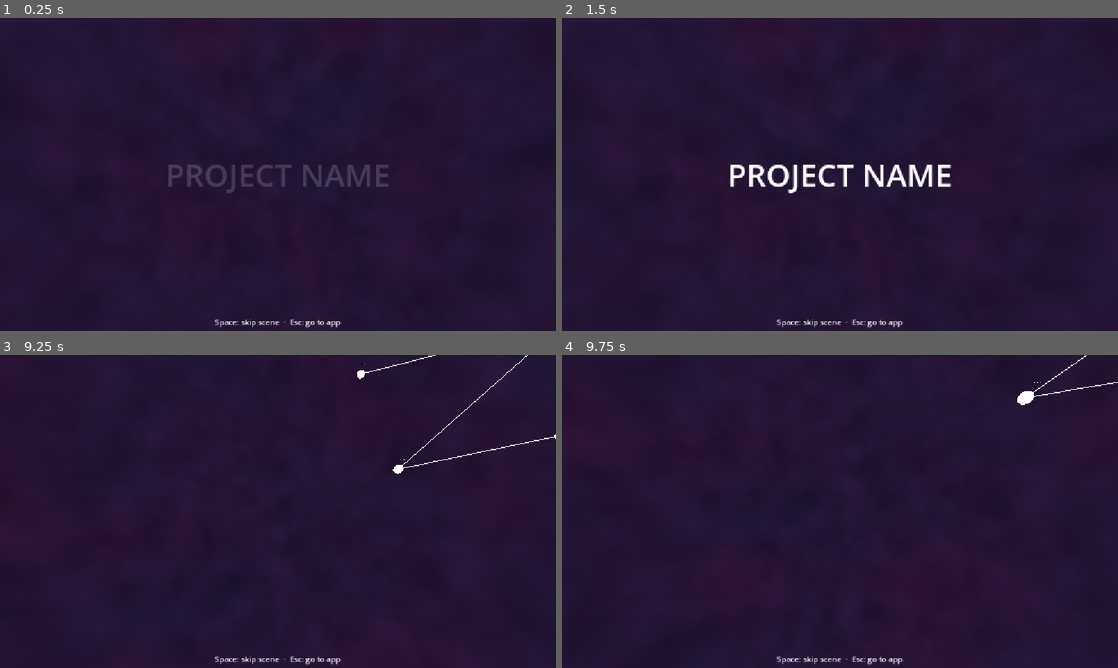
Above: before the commit, frames 1-4 (two rows, left to right).
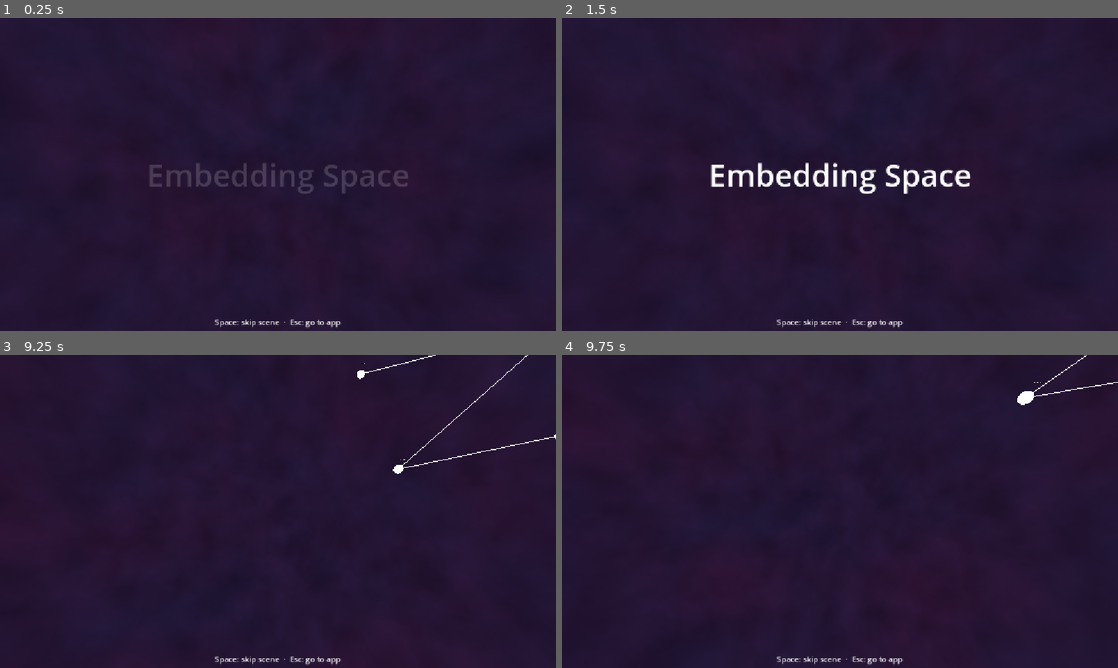
Above: after the commit, the same moments.

Repository: JohnnyEch0/embedding-test
Game: Godot game, scene res://intro.tscn
Same seed, same stepped clock (60 frames per second), same inputs: the game is played once before the commit and once after it.
Inputs (mouse positions are in pixels of both pictures, inside the frame that each line leads up to):
- Up to frame 1 (0.25 s): no input
- Up to frame 2 (1.5 s): tap Enter at 0.5 s; move the mouse to (962, 158) at 0.52 s; hold D (move_right) 0.53-1.28 s; hold F (dim_x_plus) 0.53-1.28 s; move the mouse to (728, 190) at 1.27 s; hold S (move_back) from 1.28 s (still down); tap G (dim_y_plus) at 1.35 s
- Up to frame 3 (9.25 s): tap Space (move_up) at 2, 3.5 s; move the mouse to (333, 442) at 2.02 s; release S (move_back) at 2.03 s; hold D (move_right) 2.03-2.78 s; hold H (dim_z_plus) 2.03-2.78 s; tap Enter at 2.75 s; move the mouse to (250, 574) at 2.77 s; hold W (move_forward) 2.78-3.53 s; tap R (next_dims) at 2.85 s; move the mouse to (444, 558) at 3.52 s; hold E (next_line) 3.53-4.28 s; hold A (move_left) 3.53-5.03 s; move the mouse to (111, 464) at 4.27 s; tap 1 at 4.35 s; move the mouse to (305, 511) at 5.02 s; hold S (move_back) 5.03-5.78 s; tap 2 at 5.1 s; move the mouse to (194, 433) at 5.77 s; hold D (move_right) 5.78-6.53 s; tap 5 at 5.85 s; move the mouse to (400, 495) at 6.52 s; hold W (move_forward) 6.53-7.28 s; tap T at 6.6 s; move the mouse to (166, 527) at 7.27 s; hold D (move_right) 7.28-8.03 s; tap F (dim_x_plus) at 7.35 s; move the mouse to (333, 442) at 8.02 s; hold S (move_back) 8.03-8.78 s; hold G (dim_y_plus) 8.03-8.78 s; move the mouse to (250, 574) at 8.77 s; hold A (move_left) from 8.78 s (still down); tap H (dim_z_plus) at 8.85 s
- Up to frame 4 (9.75 s): move the mouse to (1006, 558) at 9.52 s; release A (move_left) at 9.53 s; hold W (move_forward) from 9.53 s (still down); hold R (next_dims) from 9.53 s (still down)

The runs differ from the first frame. In frame 1, 1.3% of the frame differs, in the area x 27-74%, y 46-57%; in frame 2, 2.1%, in the area x 26-74%, y 46-57%; in frame 3, less than 0.1%; in frame 4, nothing differs.

Commit message:
intro: title/subtitle texts + editor scene resaves (uids, unique_ids)

Diff:
--- a/godot/intro/stars_scene.tscn
+++ b/godot/intro/stars_scene.tscn
@@ -1,6 +1,6 @@
-[gd_scene load_steps=2 format=3 uid="uid://bstars0scene00"]
+[gd_scene format=3 uid="uid://ckyg5at110052"]
 
-[ext_resource type="Script" path="res://intro/stars_scene.gd" id="1_stars"]
+[ext_resource type="Script" uid="uid://btpcrbdnqttnq" path="res://intro/stars_scene.gd" id="1_stars"]
 
-[node name="StarsScene" type="Node"]
+[node name="StarsScene" type="Node" unique_id=73194225]
 script = ExtResource("1_stars")
--- a/godot/intro/title_scene.gd
+++ b/godot/intro/title_scene.gd
@@ -8,8 +8,8 @@
 @export var sub_in := 3.0
 @export var sub_hold := 3.0
 @export var sub_out := 1.5
-@export var title_text := "PROJECT NAME"
-@export var sub_text := "An interactive visualisation of how machines encode meaning from language"
+@export var title_text := "Embedding Space"
+@export var sub_text := "An interactive visualisation of how machines represent everyday language"
 
 var _tween: Tween = null
 
--- a/godot/intro/title_scene.tscn
+++ b/godot/intro/title_scene.tscn
@@ -1,13 +1,14 @@
-[gd_scene load_steps=2 format=3 uid="uid://btitle0scene00"]
+[gd_scene format=3 uid="uid://dajaqat110052"]
 
-[ext_resource type="Script" path="res://intro/title_scene.gd" id="1_title"]
+[ext_resource type="Script" uid="uid://brfygucw7rrc8" path="res://intro/title_scene.gd" id="1_title"]
 
-[node name="TitleScene" type="Node"]
+[node name="TitleScene" type="Node" unique_id=2088413889]
 script = ExtResource("1_title")
 
-[node name="CanvasLayer" type="CanvasLayer" parent="."]
+[node name="CanvasLayer" type="CanvasLayer" parent="." unique_id=298202422]
 
-[node name="Title" type="Label" parent="CanvasLayer"]
+[node name="Title" type="Label" parent="CanvasLayer" unique_id=889674242]
+modulate = Color(1, 1, 1, 0)
 anchors_preset = 15
 anchor_right = 1.0
 anchor_bottom = 1.0
@@ -17,10 +18,10 @@
 text = "PROJECT NAME"
 horizontal_alignment = 1
 vertical_alignment = 1
+
+[node name="Subtitle" type="Label" parent="CanvasLayer" unique_id=462637831]
 modulate = Color(1, 1, 1, 0)
-
-[node name="Subtitle" type="Label" parent="CanvasLayer"]
-anchor_left = 0.0
+anchors_preset = -1
 anchor_top = 0.3
 anchor_right = 1.0
 anchor_bottom = 1.0
@@ -30,4 +31,3 @@
 text = "An interactive visualisation of how machines encode meaning from language"
 horizontal_alignment = 1
 vertical_alignment = 1
-modulate = Color(1, 1, 1, 0)
--- a/godot/main.tscn
+++ b/godot/main.tscn
@@ -70,10 +70,9 @@
 
 [node name="CanvasLayer" type="CanvasLayer" parent="." unique_id=118139904]
 
-[node name="DimsHud" type="Label" parent="CanvasLayer"]
+[node name="DimsHud" type="Label" parent="CanvasLayer" unique_id=1340213913]
 offset_left = 12.0
 offset_top = 12.0
-mouse_filter = 2
 text = "dims  X:0  Y:1  Z:2  (of 3)"
 label_settings = SubResource("LabelSettings_dimshud")
 script = ExtResource("8_dimshud")
Not shown: 1 places in godot/main.tscn that only renumber resources
